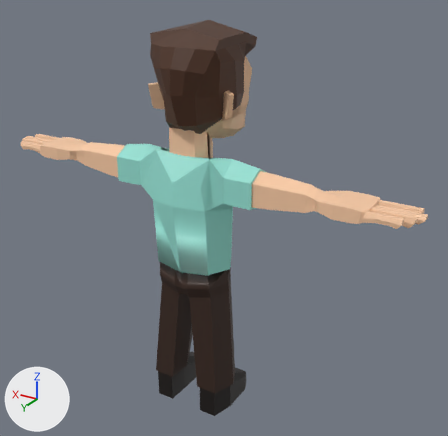
The glTF model Sign-Sync/frontend/public/assets/3DModels/Avatar.glb: old version first, new version second.
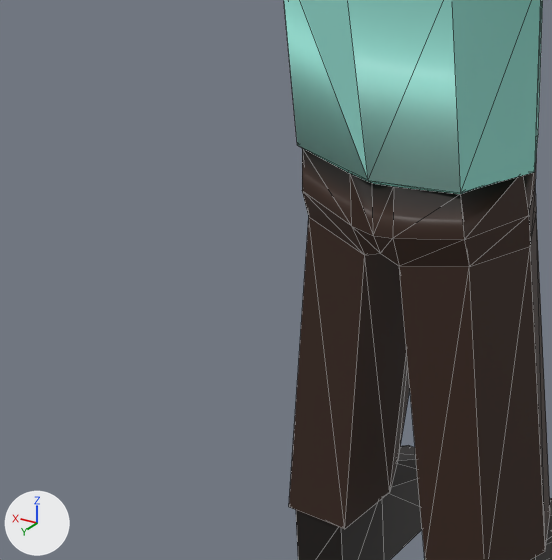
The first picture shows the older version from a camera (50 mm lens) standing at (-2.38, 3.57, 3.43) and looking at (-0.13, -0.17, 1.56). The close-ups show both versions on the part from 15% to 53% of the width and 50% to 89% of the height of that picture; other places that the commit changed are outside them. Every picture has the same lights, and +X, +Y and +Z are marked at lower left. The close-ups show mesh edges as thin lines. Vertices at the same position are counted once.

The first close-up shows 'Body'.
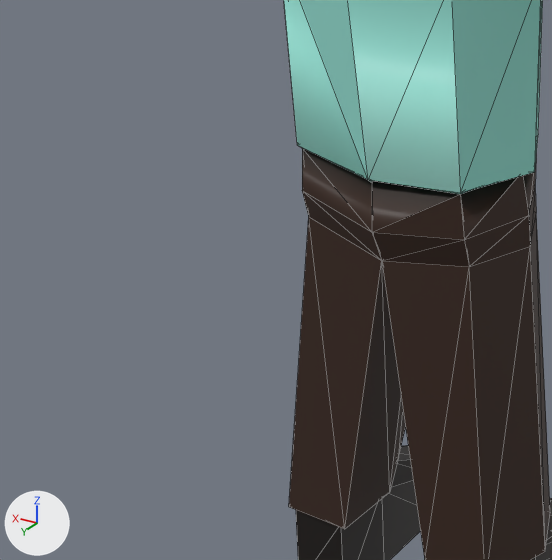
Boxes (x1, y1, x2, y2) around the edits, measured in the close-ups (552 x 560 px; the box of a moved part takes in the faces that stretch with it):
part 1 of me_cube_002, moved or reshaped: before (301, 147, 469, 557); after (301, 147, 469, 558)

What changed in the scene script:
```text
Change me_cube_002:
    used by ob_body; location = (0.0, 0.0, 0.0)
    remove me_cube_002.from_pydata(...)  # 617 vertices, 1219 faces; spans x -1.67..1.67, y -0.31..0.31, z 0.0..2.39
    add me_cube_002.from_pydata(...)  # 604 vertices, 1200 faces; spans x -1.67..1.67, y -0.31..0.31, z 0.0..2.39
    me_cube_002 part 1: 8 vertices removed from x -0.06..0.06, y -0.15..0.24, z 1.02..1.24; 4 vertices added at x 0.0, y -0.15..0.24, z 1.02..1.24
```
